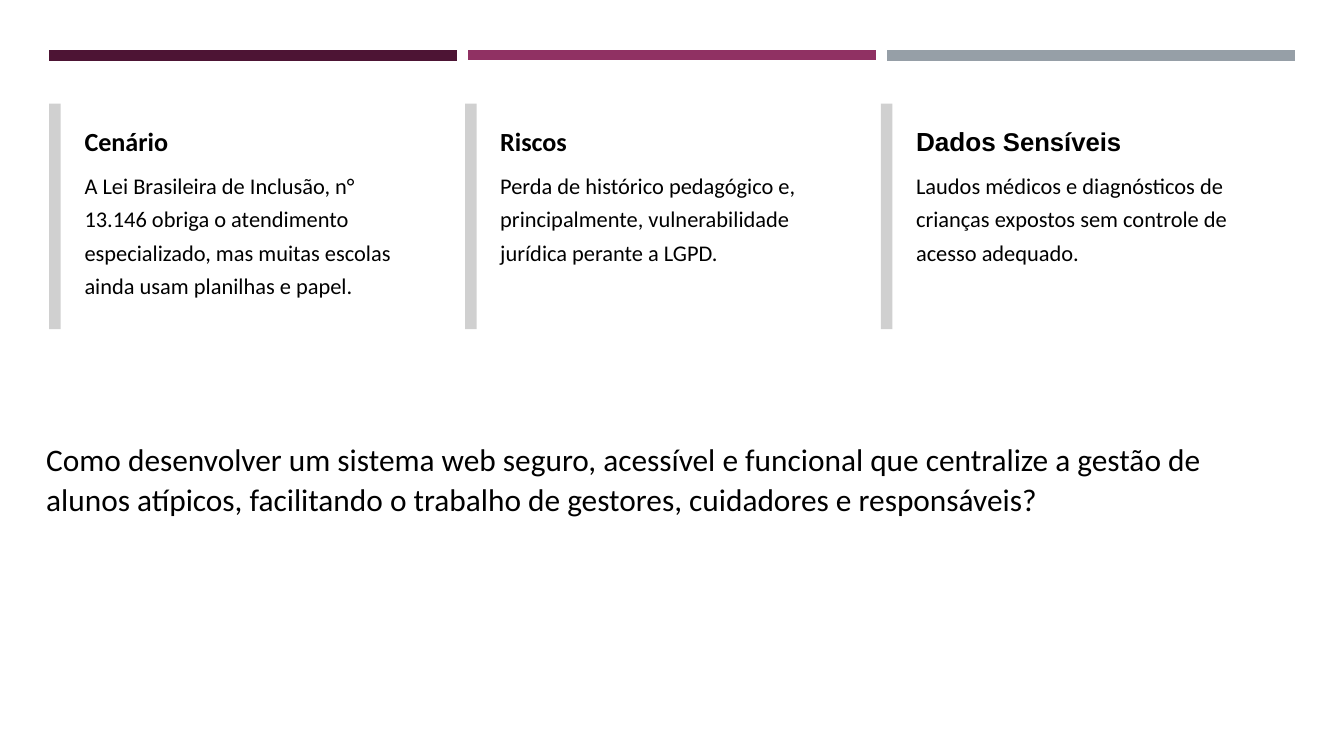
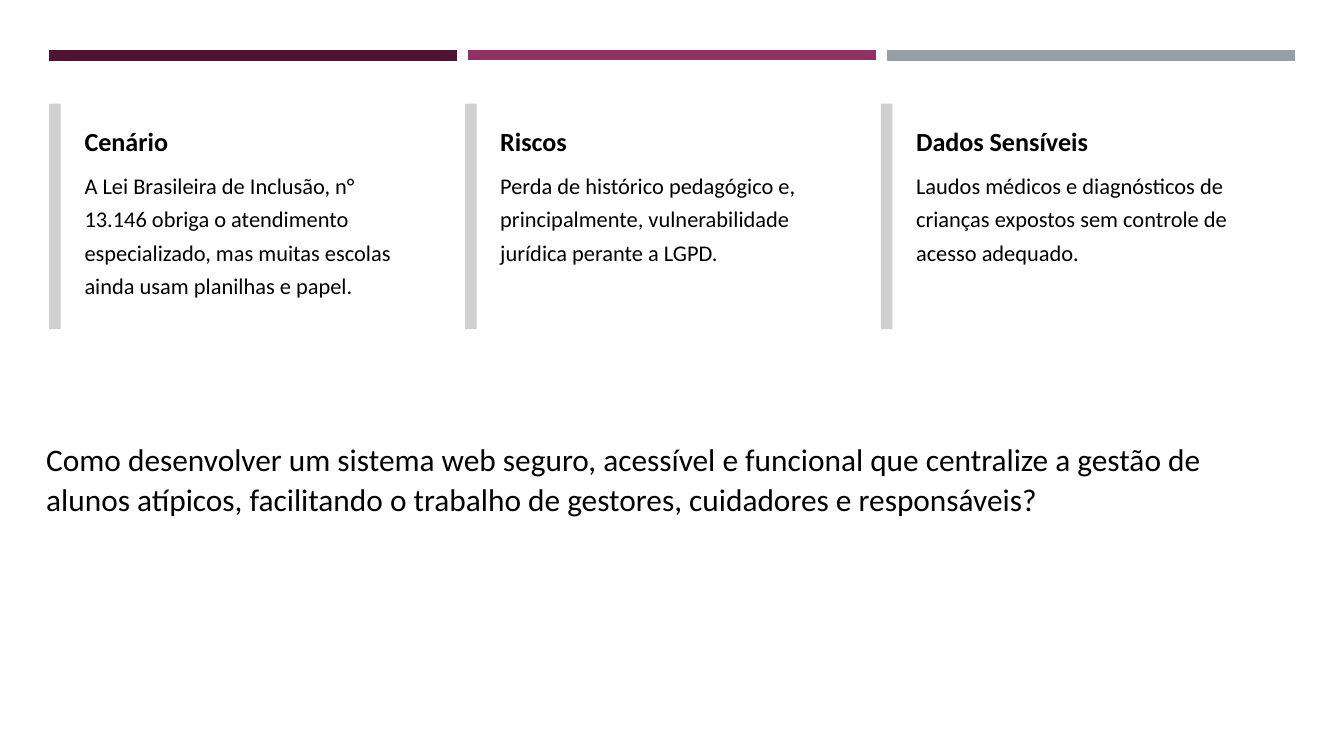
Before and after one commit to z12guilherme/gestao_atipicos, a slide deck: slide 2 of tcc/TCC - Slides.pptx. Drawn at 1344x756 pixels with LibreOffice and Linux fonts; fonts in the diff are those of the drawing; grey boxes stand for pictures. Boxes give left, top, right and bottom in pixels: in the first picture for what was removed or moved away, otherwise in the second. Text is boxed around its words. In the diff, an @@ line names an element or a change of style, - is before the commit and + after.

Commit message:
Modificando SLIDES

```diff
--- a/tcc/TCC - Slides.pptx
+++ b/tcc/TCC - Slides.pptx
@@ text "Dados Sensíveis" at [916,132,1088,152]: size 27.5 to 28 pt in "Sensíveis"; font Arial to Calibri @@
```
